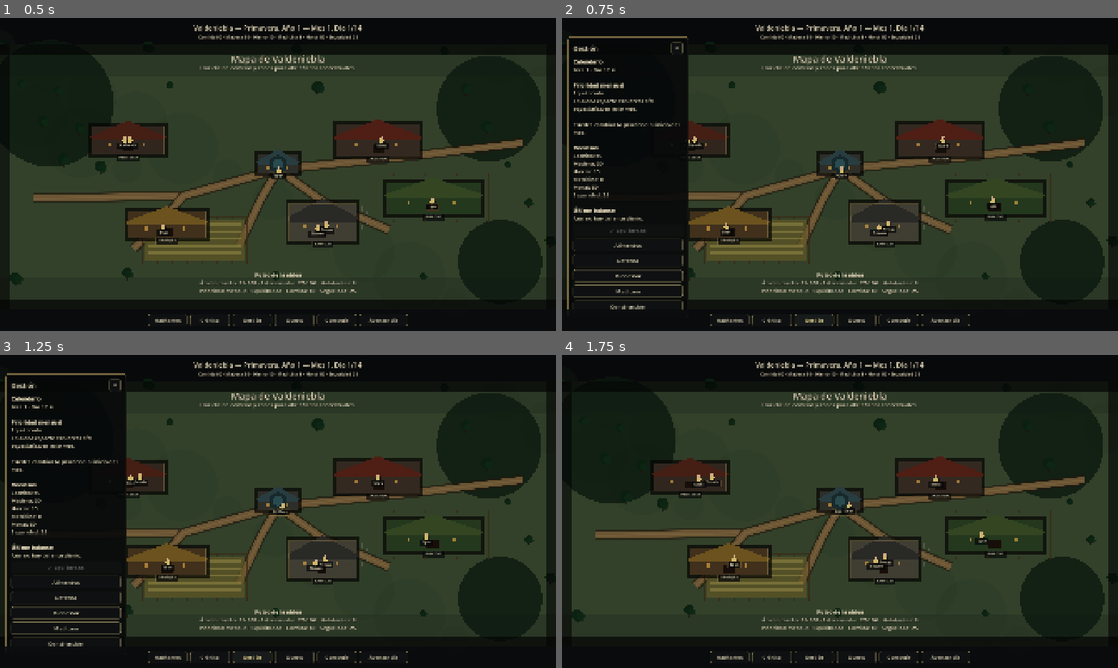
Above: before the commit, frames 1-4 (two rows, left to right).
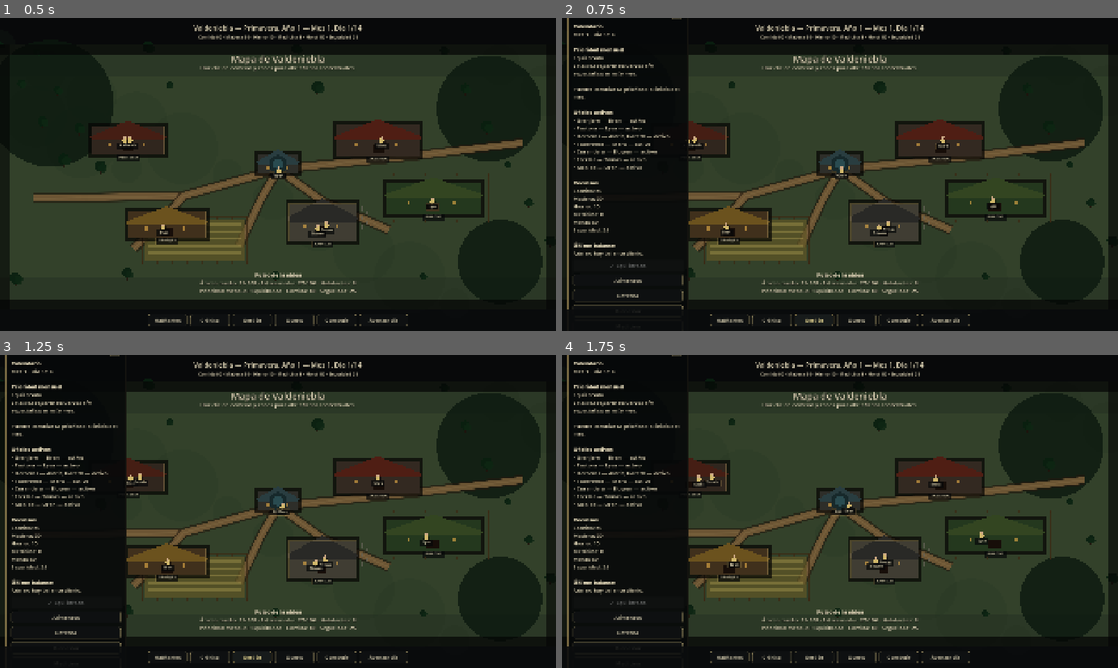
Above: after the commit, the same moments.

Repository: Nachobt98/valdeniebla
Game: Godot game, scene res://main.tscn
Two runs of this game, one before a commit and one after it. Both use one fixed random seed, a clock stepped at 60 frames per second and the inputs below.
Inputs (mouse positions are in pixels of both pictures, inside the frame that each line leads up to):
- Up to frame 1 (0.5 s): no input
- Up to frame 2 (0.75 s): click "Gestión" at 0.5 s
- Up to frame 3 (1.25 s): no input
- Up to frame 4 (1.75 s): click (678, 386) at 1.25 s, where only the run before the commit has a clickable "×"

Frame 1 is identical in both runs. In frame 2, 4.2% of the frame differs, in the area x 0-23%, y 0-94%; in frame 3, 4.2%; in frame 4, 12%.

Commit message:
Show active job status in management panel

Diff:
--- a/main.gd
+++ b/main.gd
@@ -461,6 +461,9 @@
 		text += "\nPuedes cambiar la prioridad al inicio del mes.\n"
 	else:
 		text += "\nLa prioridad se podrá cambiar al comenzar el próximo mes.\n"
+	text += "\n[b]Oficios activos[/b]\n"
+	for line: String in village_state.get_job_summary_lines():
+		text += "%s\n" % line
 	text += "\n[b]Recursos[/b]\n"
 	for resource_name: String in ResourceDatabase.get_resource_order():
 		text += "%s: %d\n" % [String(ResourceDatabase.get_resource_labels().get(resource_name, resource_name)), village_state.get_resource(resource_name)]
